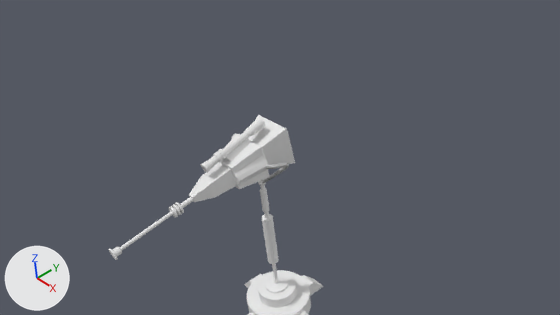
Before and after pictures for a commit that changed the Blender file TowerModels/sniper.blend.
Both versions are drawn from the file's camera 'Camera'. Lighting does not change. The marker at lower left points along +X, +Y and +Z.
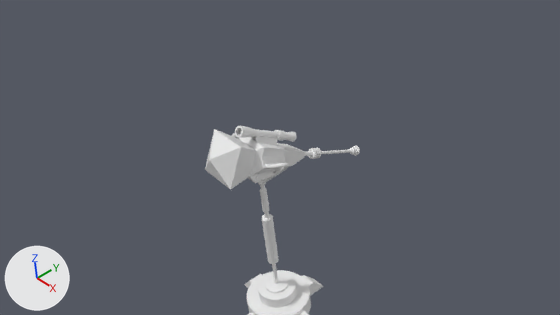
Pixel boxes [x1, y1, x2, y2] of what changed, in the pictures (560 x 315 px):
'Cube.004', moved, turned: before [189, 115, 295, 202]; after [205, 129, 306, 190]
'Cylinder.001', moved, turned: before [200, 118, 266, 173]; after [235, 126, 297, 146]
'Cylinder.002', moved, turned: before [109, 197, 194, 260]; after [305, 146, 360, 159]
'BezierCurve.000', reshaped, moved: before [231, 134, 289, 183]; after [231, 133, 240, 138]

Patch to the scene script:
```diff
--- a/TowerModels/sniper.blend.py
+++ b/TowerModels/sniper.blend.py
@@ ob_cube_004 @@
 ob_cube_004 = bpy.data.objects.new('Cube.004', me_cube)
-ob_cube_004.location = (0.008, 0.147, 0.501)
-ob_cube_004.rotation_euler = (-0.129, 0.0305, -3.133)  # degrees (-7.4, 1.7, -180)
+ob_cube_004.location = (0.008, -0.352, 0.573)
+ob_cube_004.rotation_euler = (-0.431, 0.0255, -0.00988)  # degrees (-25, 1.5, -0.6)
 ob_cube_004.scale = (0.17, 0.17, 0.17)
@@ ob_beziercircle_001 @@
-ob_beziercircle_001 = bpy.data.objects.new('BezierCircle.001', cu_beziercircle_000)
-ob_beziercircle_001.location = (0.0, 0.0, 0.0)
-ob_beziercircle_001.scale = (0.026, 0.026, 0.026)
@@ ob_beziercurve_000 @@
 ob_beziercurve_000 = bpy.data.objects.new('BezierCurve.000', cu_beziercurve_000)
-ob_beziercurve_000.location = (0.002, 0.269, -0.155)
+ob_beziercurve_000.location = (-0.03, 0.269, -0.163)
 ob_beziercurve_000.rotation_euler = (3.149, -3.167, -4.711)  # degrees (180, -181, -270)
```
